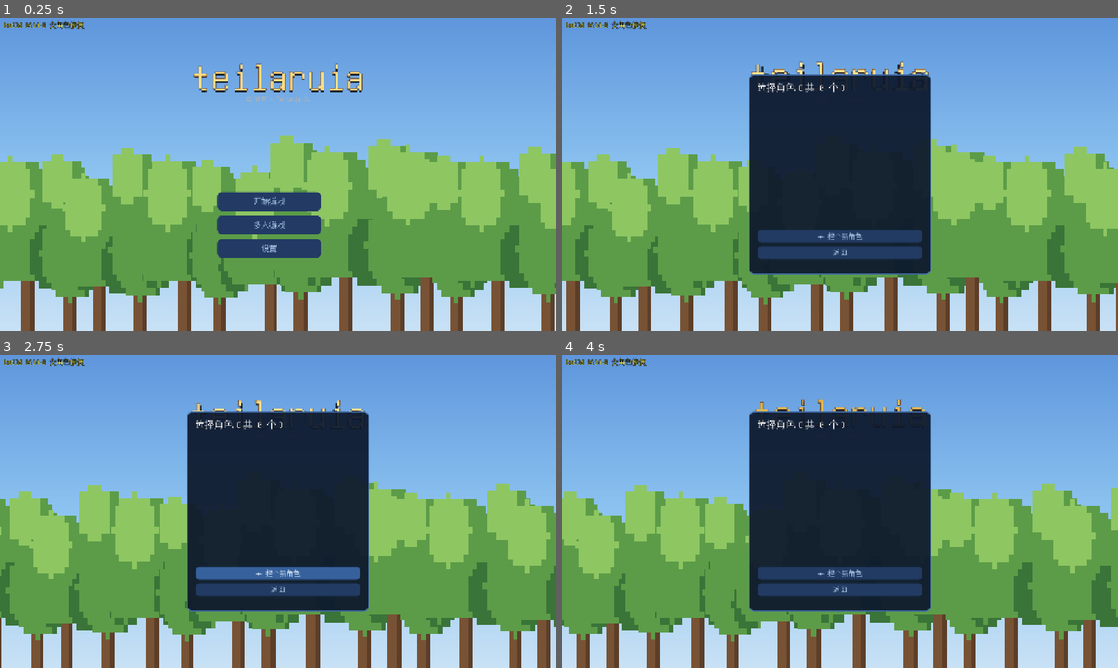
Above: before the commit, frames 1-4 (two rows, left to right).
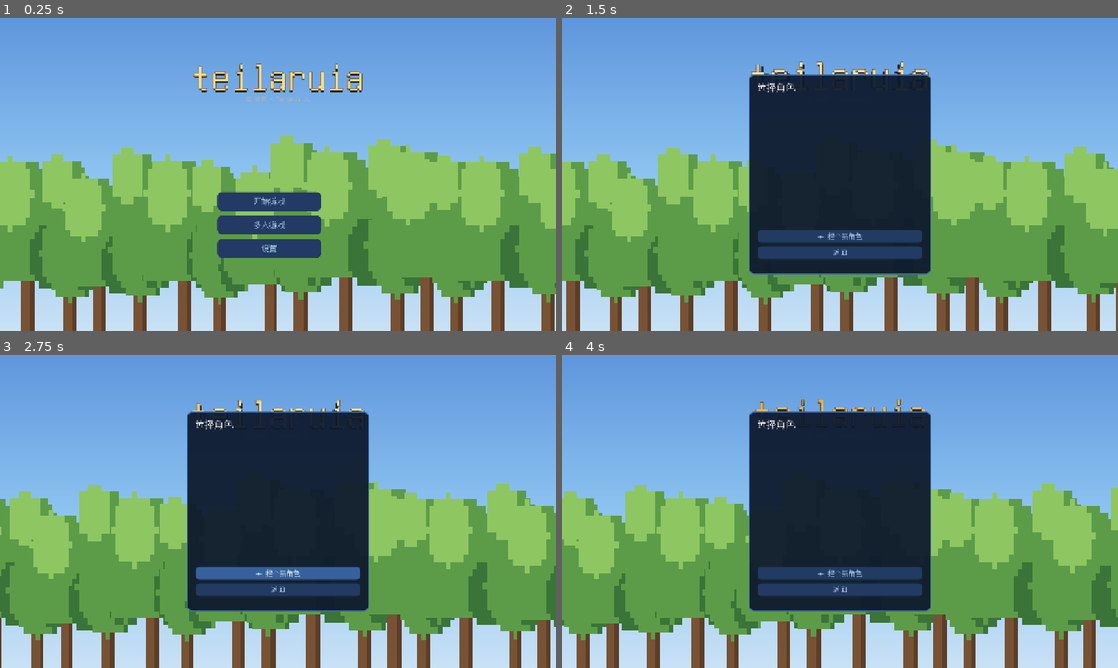
Above: after the commit, the same moments.

Repository: Nornttyy/tielaruia
Game: Godot game, scene res://scenes/main.tscn
The game is run twice, just before and just after one commit, with the same random seed, the same clock (stepped at 60 frames per second) and the same inputs.
Inputs (mouse positions are in pixels of both pictures, inside the frame that each line leads up to):
- Up to frame 1 (0.25 s): no input
- Up to frame 2 (1.5 s): click "开始游戏" at 0.5 s; tap Enter at 1.25 s; move the mouse to (962, 158) at 1.27 s; hold D (move_right) from 1.28 s (still down); hold Q (drop_item) from 1.28 s (still down); click (962, 158) at 1.42 s
- Up to frame 3 (2.75 s): tap Space (jump) at 1.52, 1.82 s; release D (move_right) at 2 s; release Q (drop_item) at 2 s; drag from (166, 527) to (250, 574) at 2.02 s
- Up to frame 4 (4 s): move the mouse to (895, 442) at 2.77 s; press the mouse at (895, 442) at 2.78 s; hold D (move_right) 2.78-3.5 s; release the mouse at (895, 442) at 3.5 s; drag from (812, 574) to (673, 464) at 3.52 s

The runs differ from the first frame. In frame 1, 0.2% of the frame differs, in the area x 0-16%, y 0-4%; in frame 2, 0.3%, in the area x 0-51%, y 0-76%; in frame 3, 0.3%; in frame 4, 0.3%.

Commit message:
chore(ui): 去掉排查用的版本号 + 角色数量 — 女角色 bug 已确认修复
移除主菜单左上角 build tag 和选角色标题的"共 N 个"调试显示, 恢复干净画面。
女角色保存修复 (224302f) 保留。

Co-Authored-By: Claude Opus 4.8 (1M context) <noreply@anthropic.com>

Diff:
--- a/scripts/ui/character_panels.gd
+++ b/scripts/ui/character_panels.gd
@@ -103,10 +103,6 @@
 func _refresh_list() -> void:
 	for c in _list.get_children():
 		c.queue_free()
-	# 用文件名计数 (最可靠, 不受加载失败影响) — 标题直接显示"共 N 个", 排查用
-	var n: int = CharacterManager.list_character_names().size()
-	if _select_title != null:
-		_select_title.text = "选择角色（共 %d 个）" % n
 	for entry in CharacterManager.list_characters():
 		_make_row(String(entry["name"]))
 
--- a/scripts/ui/main_menu.gd
+++ b/scripts/ui/main_menu.gd
@@ -85,26 +85,6 @@
 	add_child(_character_panels)
 	_character_panels.character_chosen.connect(_on_character_chosen)
 	_character_panels.closed.connect(_on_character_panels_closed)
-	_setup_build_tag()
-
-
-# 屏幕左上角打一个版本号 — 排查"用户跑的是哪个版本": 念给我听就知道有没有拿到新版。
-# 放在独立高层 CanvasLayer (layer=100) 上, 保证盖在背景树/按钮之上, 不被挡。
-const BUILD_TAG := "build 0614-D 女角色修复"
-
-func _setup_build_tag() -> void:
-	var cl := CanvasLayer.new()
-	cl.layer = 100
-	add_child(cl)
-	var lbl := Label.new()
-	lbl.text = BUILD_TAG
-	lbl.add_theme_font_size_override("font_size", 16)
-	lbl.add_theme_color_override("font_color", Color(1, 1, 0.4, 1))   # 亮黄, 显眼
-	lbl.add_theme_color_override("font_outline_color", Color(0, 0, 0, 1))
-	lbl.add_theme_constant_override("outline_size", 4)
-	lbl.position = Vector2(10, 8)   # 左上角固定位置, 任何窗口尺寸都在画面内
-	lbl.mouse_filter = Control.MOUSE_FILTER_IGNORE
-	cl.add_child(lbl)
 
 
 # 接 Locale.language_changed: 切语言时刷新所有 UI 文字, 并重建 saves list (因为它是动态生成).
